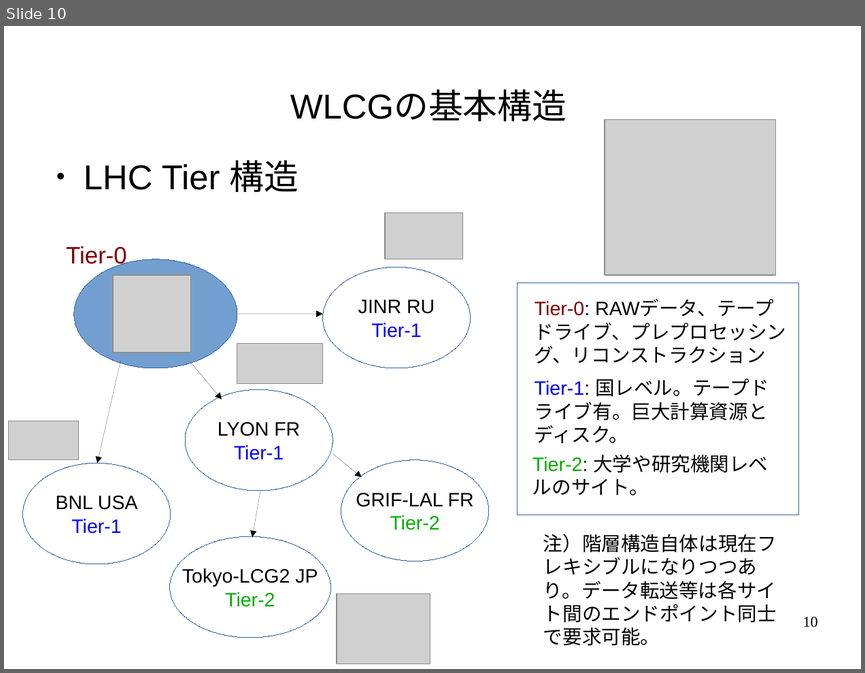
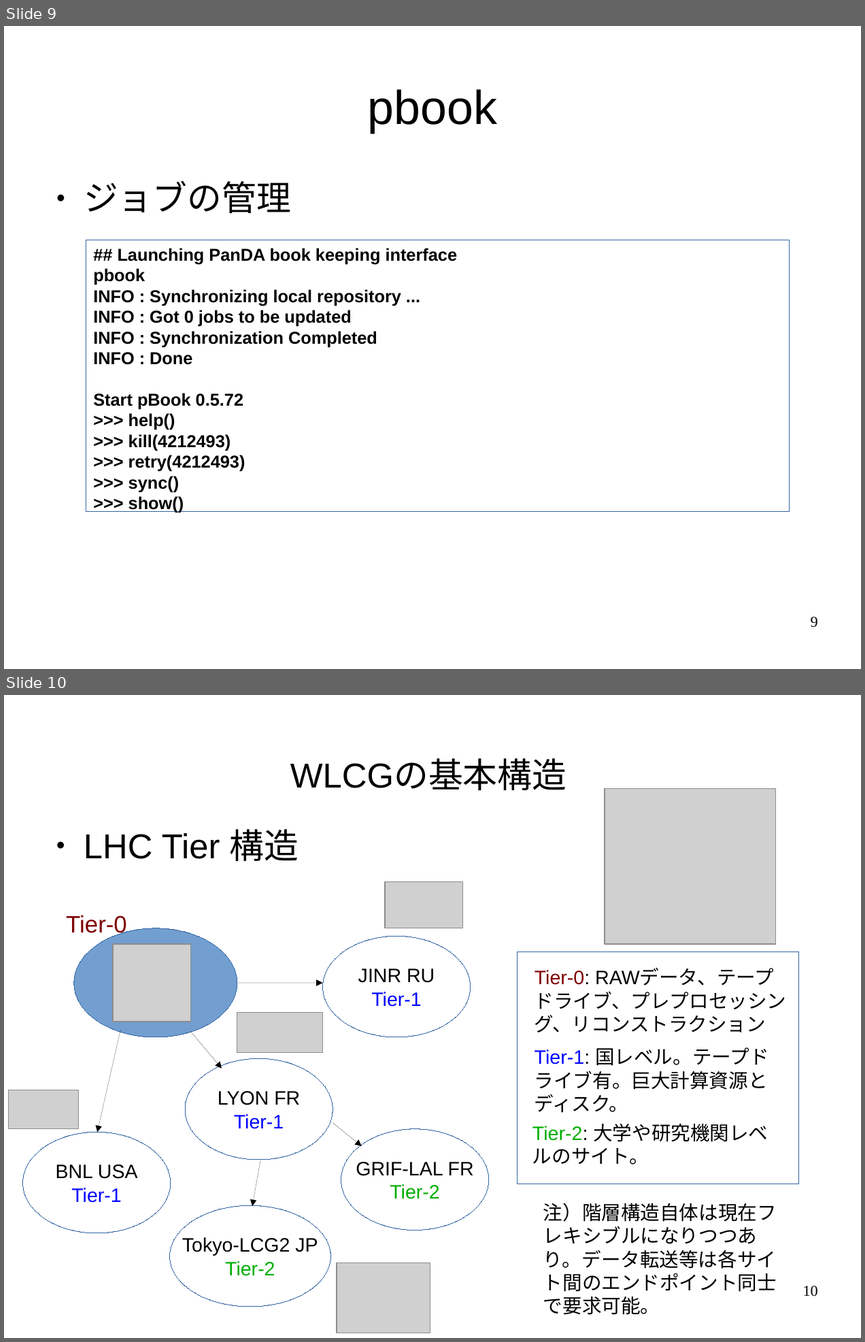
Before and after one commit to GenKawamura/2016-ATLAS-Japan-computing-tutorial, a slide deck: slides/odp/job_management.odp. Shown one above the other, each under a label of ours: slide 10 before the commit, slides 9 and 10 after it. The pictures are 865x673 and 865x1342 pixels, drawn with LibreOffice and Linux fonts; fonts in the diff are those of the drawing; grey boxes stand for pictures. Boxes give left, top, right and bottom in pixels: in the first picture for what was removed or moved away, otherwise in the second. Text is boxed around its words. In the diff, an @@ line names an element or a change of style, - is before the commit and + after.

```diff
--- a/slides/odp/job_management.odp
+++ b/slides/odp/job_management.odp
@@ slide 9 added at box(4, 26, 861, 669), background #FFFFFF @@
@@ title added at box(368, 89, 497, 133), 44 pt, text #000000 @@
+pbook
@@ text added at box(84, 180, 291, 213), 32 pt, text #000000 @@
+● ジョブの管理
@@ rectangle added at box(86, 240, 789, 511), outline #3465A4 0 pt, 16 pt, text #000000, bold @@
+## Launching PanDA book keeping interface
+pbook
+INFO : Synchronizing local repository ...
+INFO : Got 0 jobs to be updated
+INFO : Synchronization Completed
+INFO : Done
+Start pBook 0.5.72
+>>> help()
+>>> kill(4212493)
+>>> retry(4212493)
+>>> sync()
+>>> show()
@@ page number added at box(810, 616, 818, 627), 14 pt, text #000000 @@
+9
```
Also in this commit, not shown: 1 slide changed, 3 slides removed, 10 other files.
